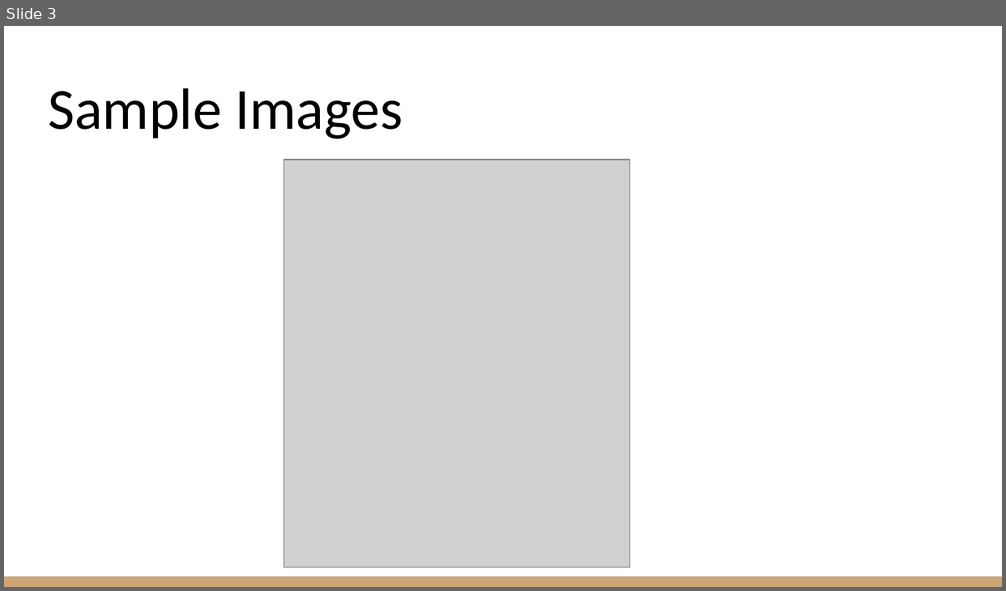
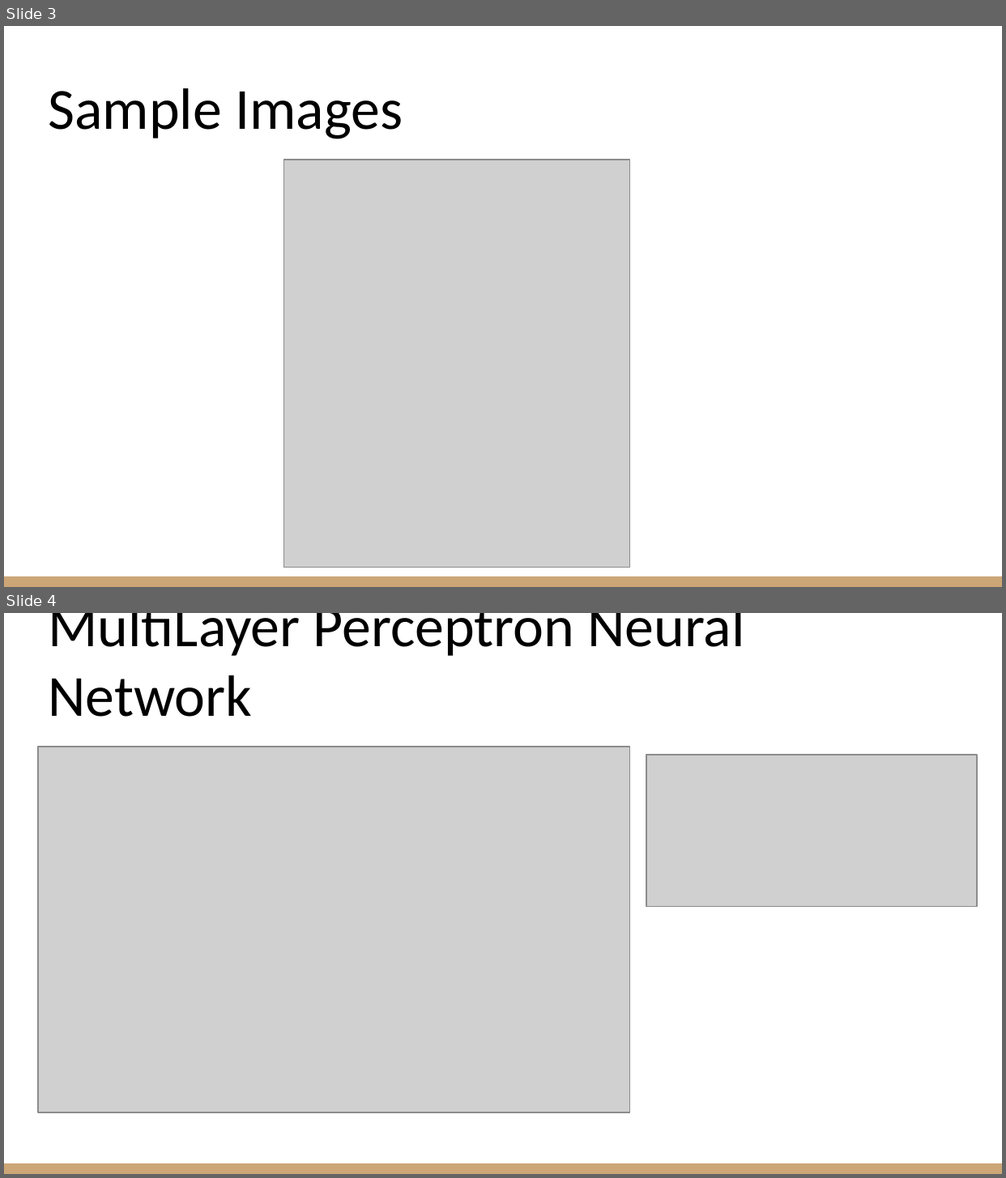
Before and after one commit to fathimakg/instagramtagsearch, a slide deck: Final-Group-Presentation/Machine Learning Final.pptx. Shown one above the other, each under a label of ours: slide 3 before the commit, slides 3 and 4 after it. The pictures are 1006x591 and 1006x1178 pixels, drawn with LibreOffice and Linux fonts; fonts in the diff are those of the drawing; grey boxes stand for pictures. Boxes give left, top, right and bottom in pixels: in the first picture for what was removed or moved away, otherwise in the second. Text is boxed around its words. In the diff, an @@ line names an element or a change of style, - is before the commit and + after.

```diff
--- a/Final-Group-Presentation/Machine Learning Final.pptx
+++ b/Final-Group-Presentation/Machine Learning Final.pptx
@@ slide 4 added at (x1=4, y1=613, x2=1002, y2=1174), background #FFFFFF; not listed: 1 template element that a slide beside it also shows @@
@@ title added at (x1=48, y1=613, x2=745, y2=717), 42 pt, text #000000 @@
+MultiLayer Perceptron Neural Network
@@ picture added at (x1=38, y1=747, x2=629, y2=1113) @@
@@ picture added at (x1=646, y1=755, x2=977, y2=906) @@
```
Also in this commit, not shown: 4 other slides added, 3 slides removed.
